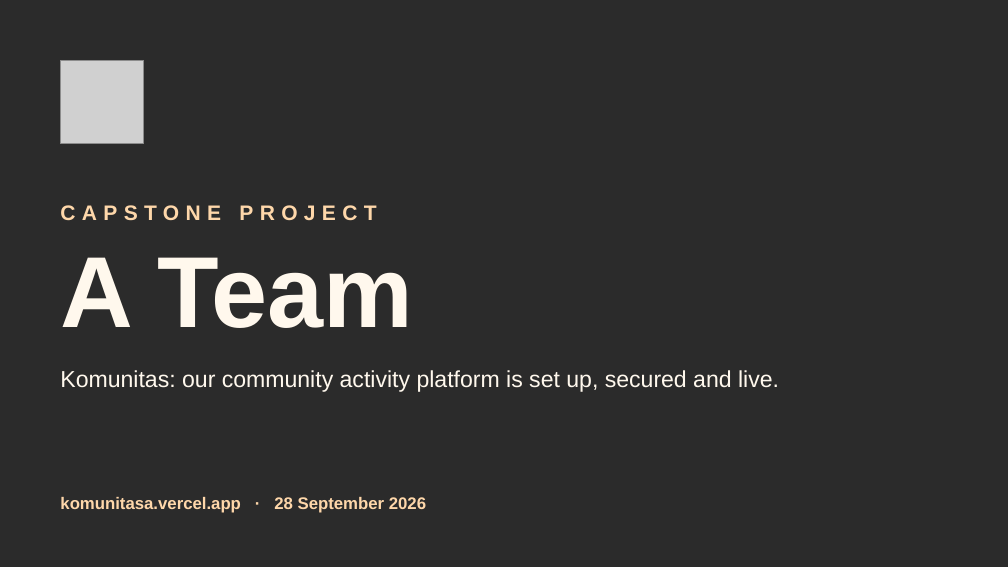
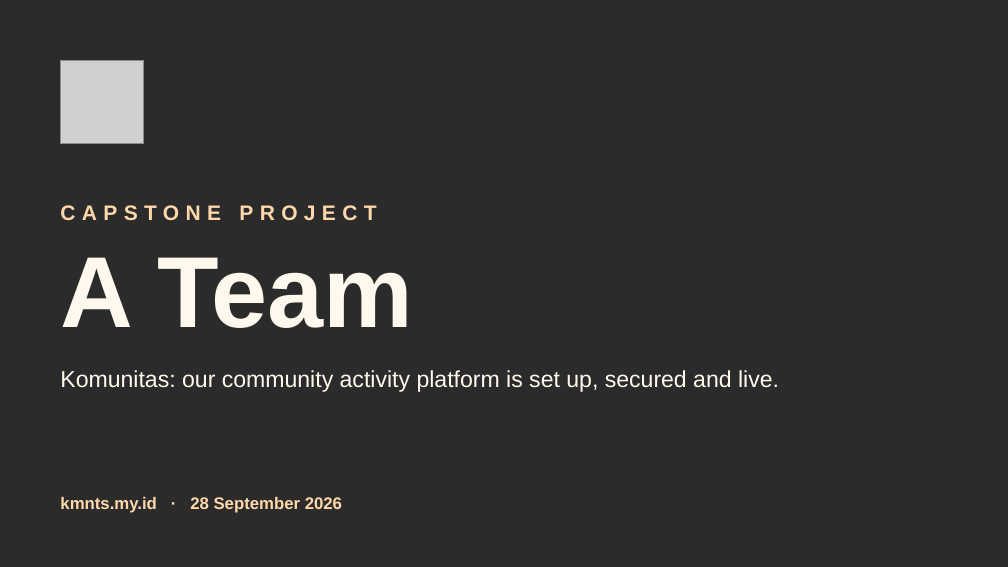
Before and after one commit to NebsPutra/Capstone-Dummy, a slide deck: slide 1 of flyer/capstone-a-team-deck.pptx. Drawn at 1008x567 pixels with LibreOffice and Linux fonts; fonts in the diff are those of the drawing; grey boxes stand for pictures; background and template pictures are left out; a plain dark background stands for a picture behind light text. Boxes give left, top, right and bottom in pixels: in the first picture for what was removed or moved away, otherwise in the second. Text is boxed around its words. In the diff, an @@ line names an element or a change of style, - is before the commit and + after.

```diff
--- a/flyer/capstone-a-team-deck.pptx
+++ b/flyer/capstone-a-team-deck.pptx
@@ text at box(60, 497, 342, 513): text changed @@
-komunitasa.vercel.app · 28 September 2026
+kmnts.my.id · 28 September 2026
```
Also in this commit, not shown: 2 other slides changed, 15 other files.
